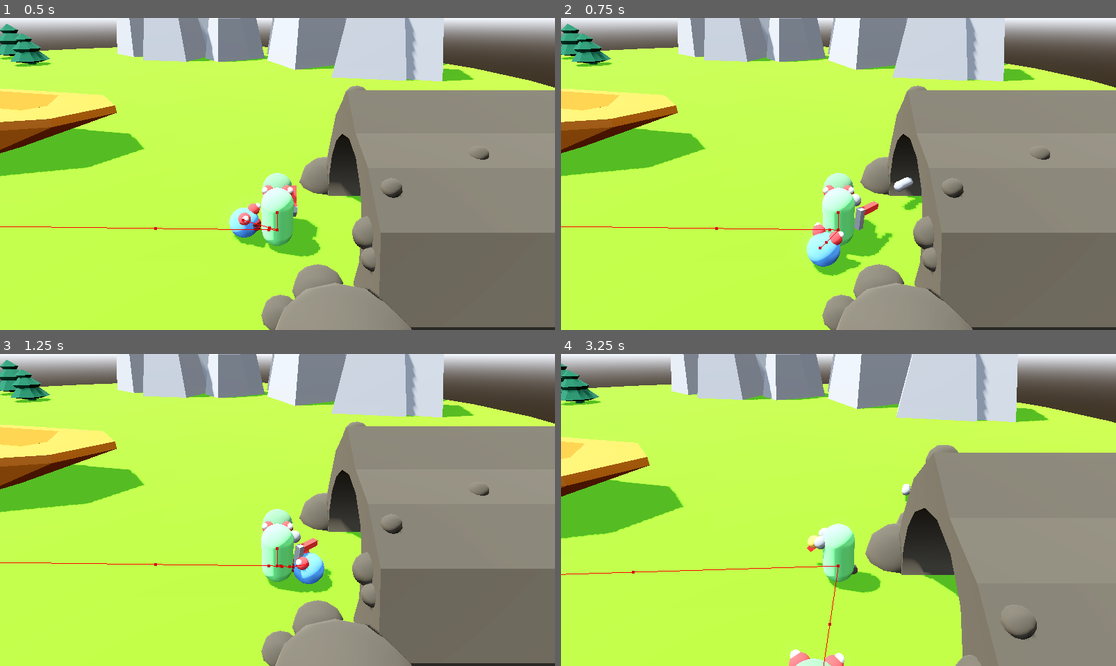
Above: before the commit, frames 1-4 (two rows, left to right).
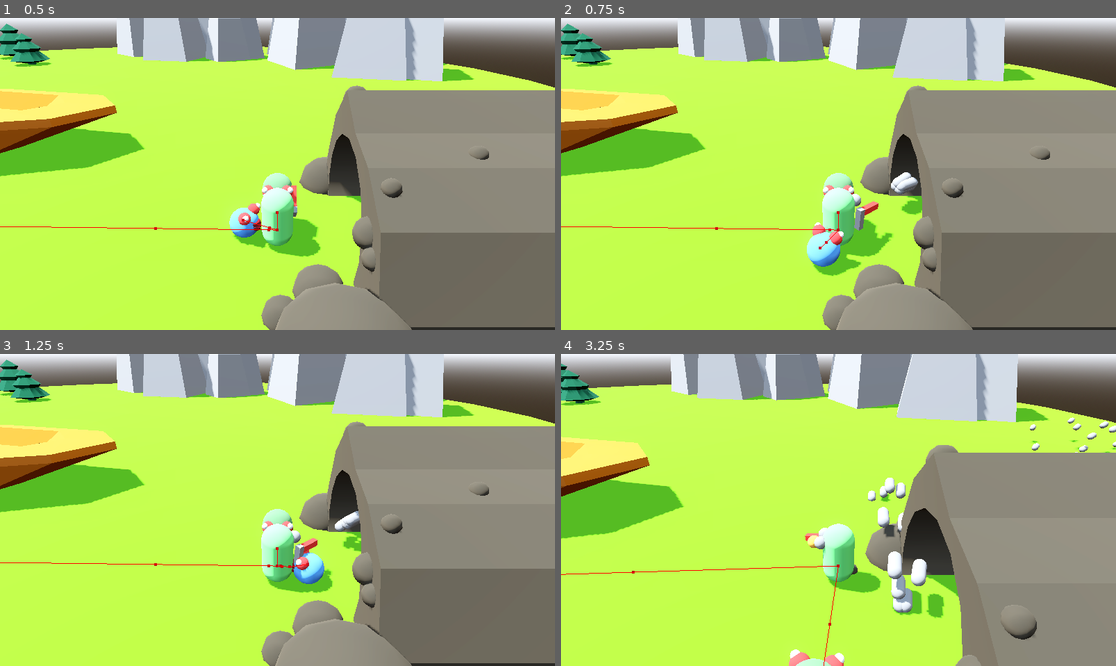
Above: after the commit, the same moments.

Repository: pithyjam-stack/zeppelins_and_zombies_jps
Game: Godot game, scene res://scenes/levels/level_grassy.tscn
Two runs of this game, one before a commit and one after it. Both use one fixed random seed, a clock stepped at 60 frames per second and the inputs below.
Inputs (mouse positions are in pixels of both pictures, inside the frame that each line leads up to):
- Up to frame 1 (0.5 s): no input
- Up to frame 2 (0.75 s): move the mouse to (960, 158) at 0.52 s; press the mouse at (960, 158) at 0.53 s; hold D (move_right) from 0.53 s (still down)
- Up to frame 3 (1.25 s): keep holding D (move_right); tap Space (move_jump) at 0.77 s
- Up to frame 4 (3.25 s): move the mouse to (727, 525) at 1.27 s; release D (move_right) at 1.28 s; release the mouse at (727, 525) at 1.28 s; hold S (move_backward) 1.28-2.03 s; tap E (interact) at 1.35 s; tap Space (move_jump) at 1.52, 3.02 s; click (727, 525) at 1.55 s; move the mouse to (894, 441) at 2.02 s; press the mouse at (894, 441) at 2.03 s; hold D (move_right) 2.03-2.78 s; move the mouse to (810, 572) at 2.77 s; release the mouse at (810, 572) at 2.78 s; hold W (move_forward) from 2.78 s (still down); click (810, 572) at 2.85 s

Frame 1 is identical in both runs. In frame 2, 0.3% of the frame differs, in the area x 52-66%, y 49-72%; in frame 3, 0.3%; in frame 4, 1.9%, in the area x 43-100%, y 20-85%.

Commit message:
Improve firing angle calculations
The player can no longer shoot straight down, limited by an export var. Projectiles rotate correctly depending on spread angle.

Diff:
--- a/scenes/levels/level_grassy.tscn
+++ b/scenes/levels/level_grassy.tscn
@@ -345,3 +345,5 @@
 
 [node name="TallShieldling" parent="Enemies" unique_id=1019572460 instance=ExtResource("10_b02b2")]
 transform = Transform3D(1, 0, 0, 0, 1, 0, 0, 0, 1, -30, 1.5000005, 28)
+
+[editable path="Player"]
--- a/scenes/player/player.gd
+++ b/scenes/player/player.gd
@@ -9,6 +9,8 @@
 @export var horizontal_speed := 5.0
 @export var lateral_speed := 2.0
 @export var rotation_smoothness := 10.0
+@export var aim_down_min_angle = -0.1
+@export var aim_up_max_angle = 100
 
 const JUMP_VELOCITY = 4.5
 
@@ -68,6 +70,9 @@
 	$CameraHandle.global_basis = $CameraHandle.global_basis.slerp(target_basis, turn_weight)
 
 func _aim_weapon_at_position(direction: Vector3, delta: float) -> void:
+	direction = direction.normalized()
+	direction.y = clampf(direction.y, aim_down_min_angle, aim_up_max_angle)
+	direction = direction.normalized()
 	hand_position.global_basis = Basis.looking_at(direction, Vector3.UP)
 
 func _rotate_to_direction(local_direction: Vector3, delta: float) -> void:
--- a/scenes/player/player.tscn
+++ b/scenes/player/player.tscn
@@ -18,12 +18,15 @@
 
 [sub_resource type="Resource" id="Resource_75vfm"]
 script = ExtResource("5_p47bc")
-weapon_name = "Pistorl"
+weapon_name = "Pistol"
+weapon_firing_mode = 1
 damage = 5
-magazine_capacity = 10
-reload_time = 1.0
+magazine_capacity = 30
+reload_time = 0.5
 fire_frequency = 0.2
 projectile_scene = ExtResource("5_75vfm")
+projectile_count = 5
+spread = 10.0
 metadata/_custom_type_script = "uid://bgqahyr6to5nh"
 
 [node name="Player" type="CharacterBody3D" unique_id=230586961 groups=["Player"]]
--- a/scenes/weapons/weapon.gd
+++ b/scenes/weapons/weapon.gd
@@ -20,13 +20,13 @@
 
 # Called every frame. 'delta' is the elapsed time since the previous frame.
 func _process(delta: float) -> void:
-	pass
-
-func _unhandled_input(event: InputEvent) -> void:
 	if Input.is_action_just_pressed("shoot") and stats.weapon_firing_mode ==  stats.FiringMode.SEMI:
 		try_shoot()
 	elif Input.is_action_pressed("shoot") and stats.weapon_firing_mode == stats.FiringMode.AUTO:
 		try_shoot()
+
+func _unhandled_input(event: InputEvent) -> void:
+	pass
 
 func try_shoot() -> void:
 	if not can_fire:
@@ -56,9 +56,13 @@
 		projectile.global_position = muzzle.global_position
 		projectile.global_rotation = global_rotation
 
-		var spread := randf_range(-stats.spread, stats.spread)
-		projectile.rotate_y(deg_to_rad(spread))
-		projectile.set_values(-muzzle.global_transform.basis.z, stats.damage)
+		var spread_horizontal := deg_to_rad(randf_range(-stats.spread, stats.spread))
+		var spread_vertical := deg_to_rad(randf_range(-stats.spread, stats.spread))
+		projectile.rotate_y(spread_horizontal)
+		projectile.rotate_x(spread_vertical)
+		var firing_direction = -muzzle.global_transform.basis.z  + Vector3(-spread_horizontal,spread_vertical,0)
+		firing_direction = firing_direction.normalized()
+		projectile.set_values(firing_direction, stats.damage)
 
 func reload() -> void:
 	print("Reloading...")
